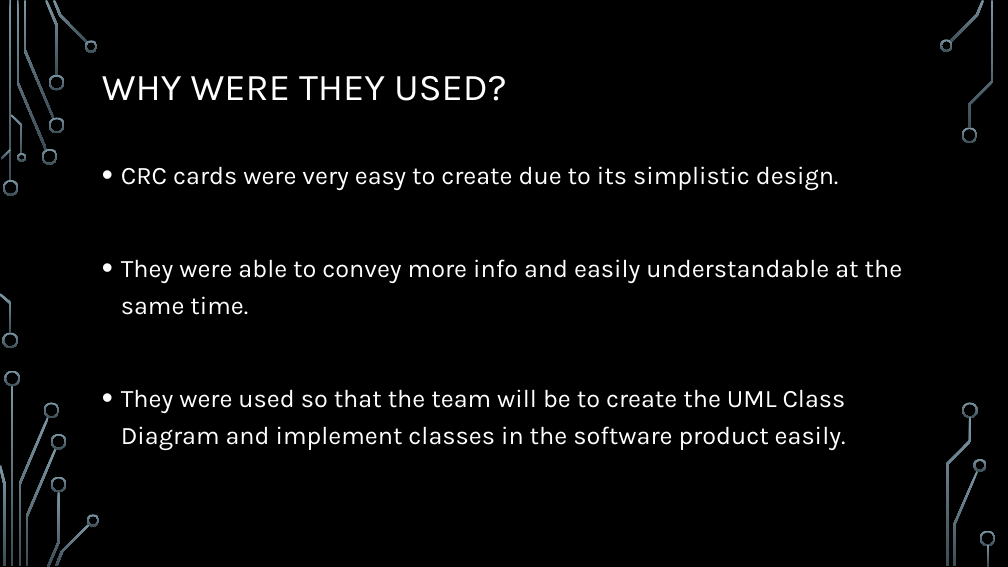
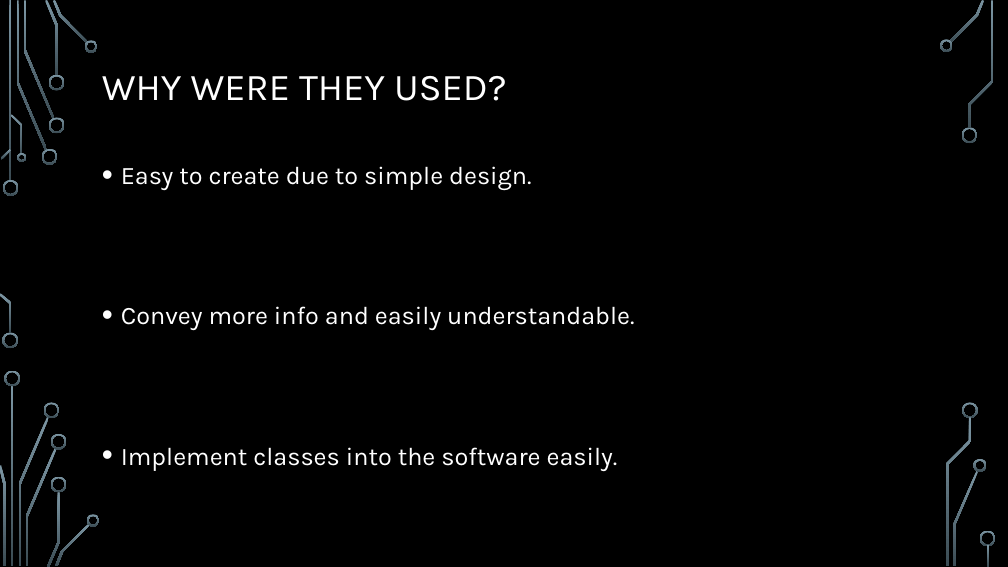
Before and after one commit to CodeBreaker707/Software-Systems-Development, a slide deck: slide 6 of Topic 4 - AE1.pptx. Drawn at 1008x567 pixels with LibreOffice and Linux fonts; fonts in the diff are those of the drawing; background and template pictures are left out. Boxes give left, top, right and bottom in pixels: in the first picture for what was removed or moved away, otherwise in the second. Text is boxed around its words. In the diff, an @@ line names an element or a change of style, - is before the commit and + after.

```diff
--- a/Topic 4 - AE1.pptx
+++ b/Topic 4 - AE1.pptx
@@ text at bbox=[121, 166, 634, 471]: text changed @@
-• CRC cards were very easy to create due to its simplistic design.
-• They were able to convey more info and easily understandable at the same time.
-• They were used so that the team will be to create the UML Class Diagram and implement classes in the software product easily.
+• Easy to create due to simple design.
+• Convey more info and easily understandable.
+• Implement classes into the software easily.
```
Also in this commit, not shown: 4 other slides changed, 3 other files.
